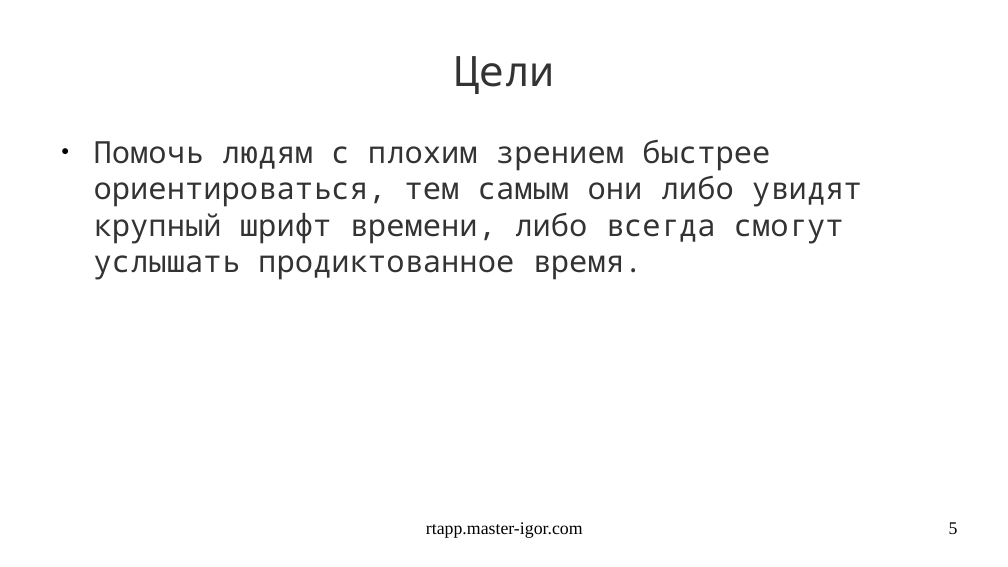
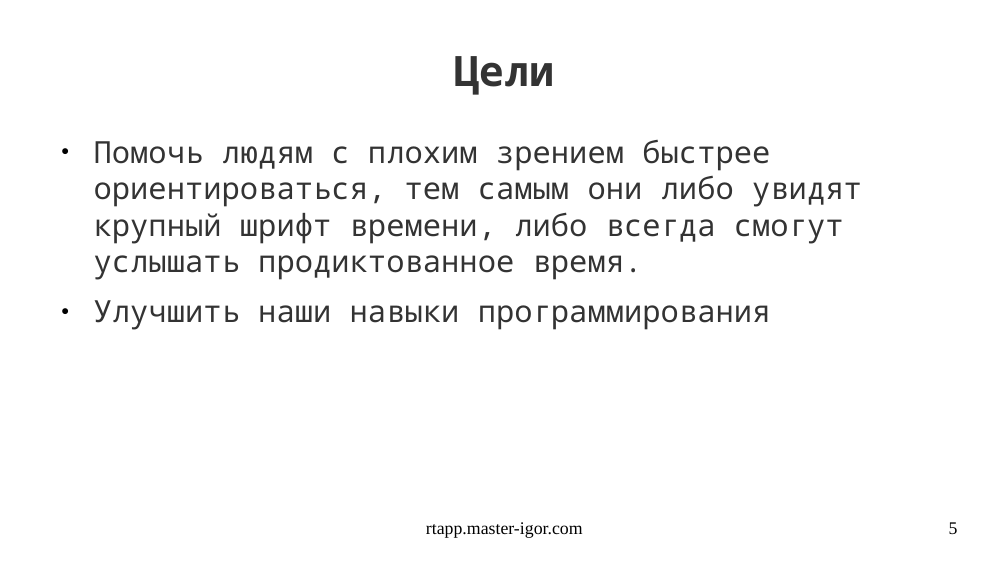
Before and after one commit to banditi/real-time-app, a slide deck: slide 5 of rtapp.odp. Drawn at 1008x567 pixels with LibreOffice and Linux fonts; fonts in the diff are those of the drawing. Boxes give left, top, right and bottom in pixels: in the first picture for what was removed or moved away, otherwise in the second. Text is boxed around its words. In the diff, an @@ line names an element or a change of style, - is before the commit and + after.

```diff
--- a/rtapp.odp
+++ b/rtapp.odp
@@ title "Цели" at (454, 56, 555, 95): bold on @@
@@ text at (94, 300, 771, 330): paragraph added @@
+● Улучшить наши навыки программирования
```
Also in this commit, not shown: 8 other slides changed, 3 other files.
